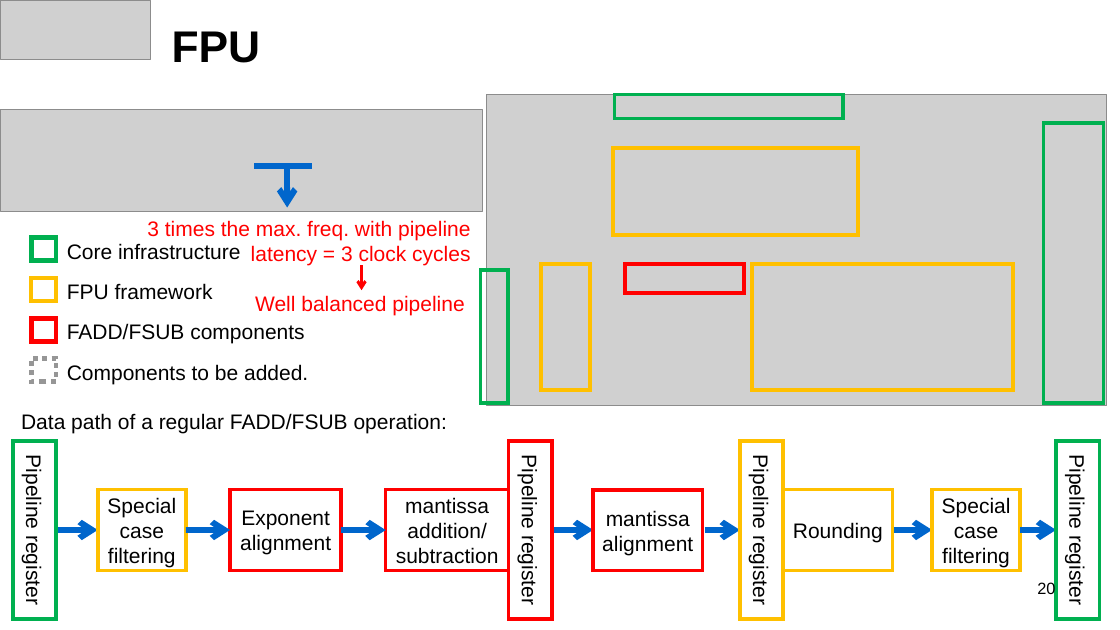
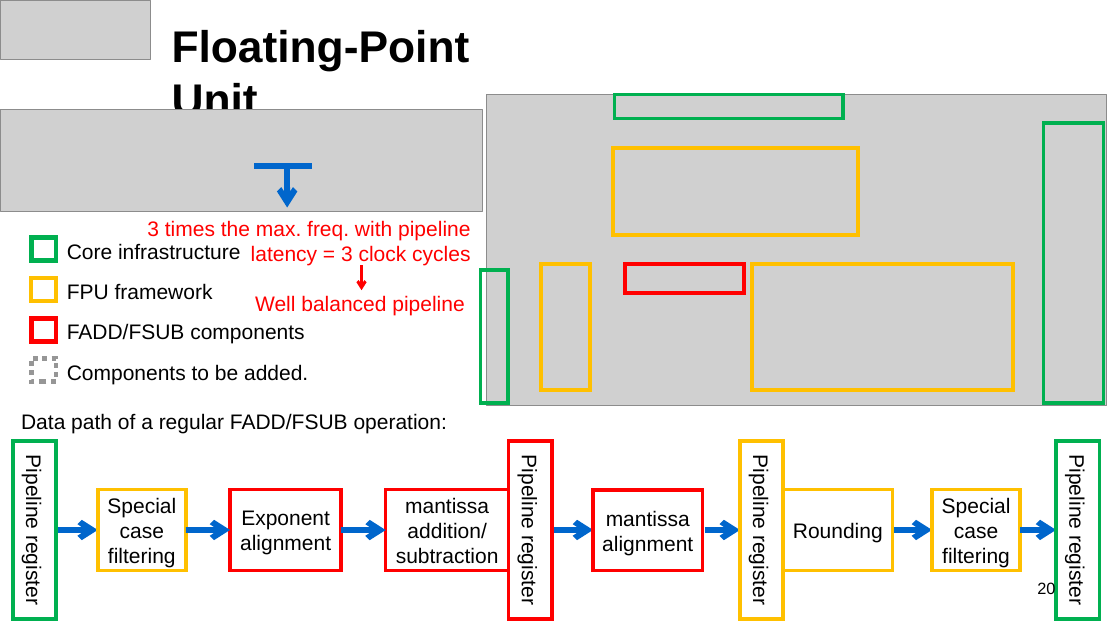
Before and after one commit to FFD-UAB/RISC-V-Instruction-sets-M-and-F, a slide deck: slide 20 of TFM_FFD_Slides3.pptx. Drawn at 1120x630 pixels with LibreOffice and Linux fonts; fonts in the diff are those of the drawing; grey boxes stand for pictures; background and template pictures are left out. Boxes give left, top, right and bottom in pixels: in the first picture for what was removed or moved away, otherwise in the second. Text is boxed around its words. In the diff, an @@ line names an element or a change of style, - is before the commit and + after.

```diff
--- a/TFM_FFD_Slides3.pptx
+++ b/TFM_FFD_Slides3.pptx
@@ text at bbox=[172, 30, 470, 110]: text changed @@
-FPU
+Floating-Point Unit
```
Also in this commit, not shown: 5 other slides changed, 2 slides added, 1 other file.
